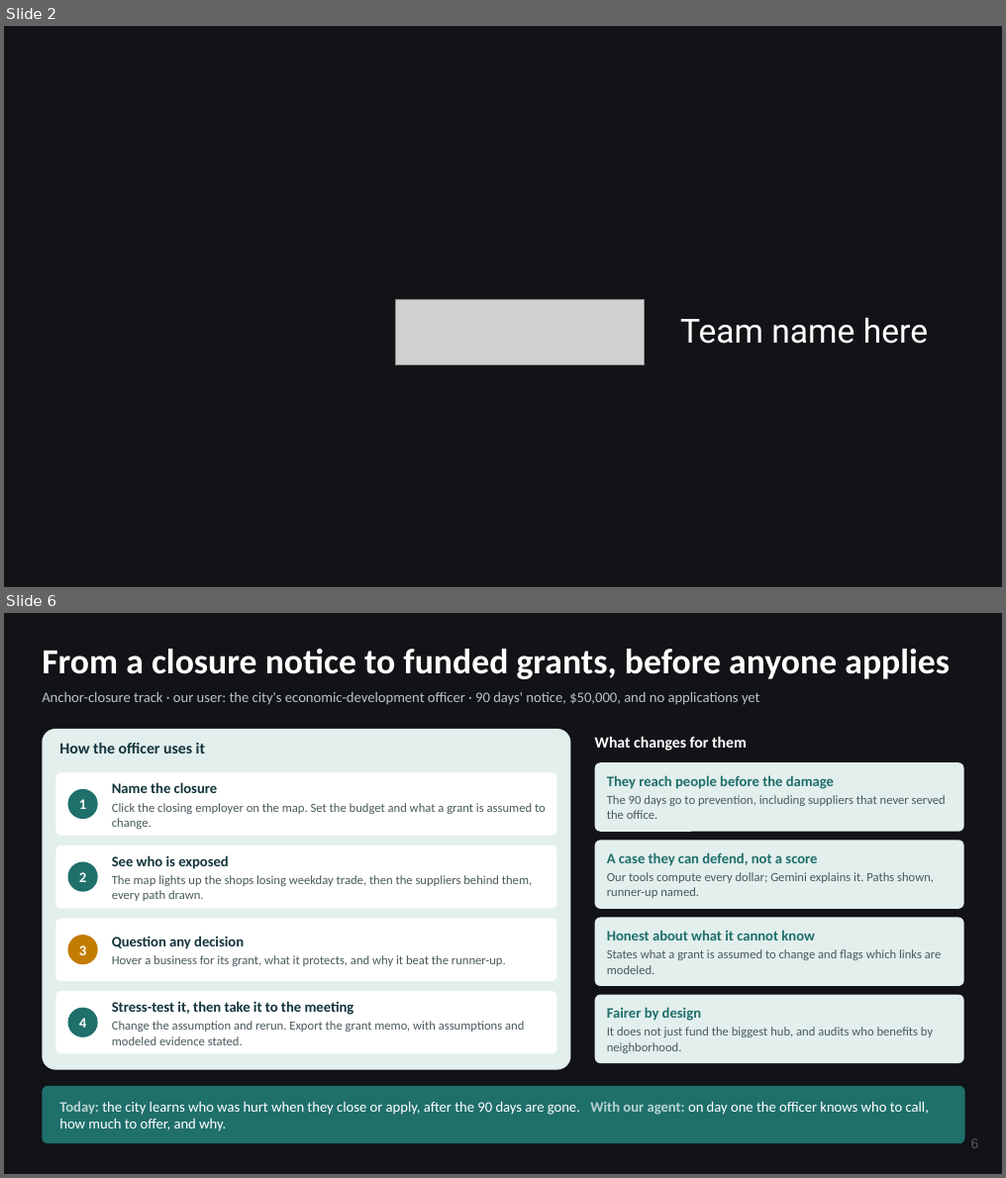
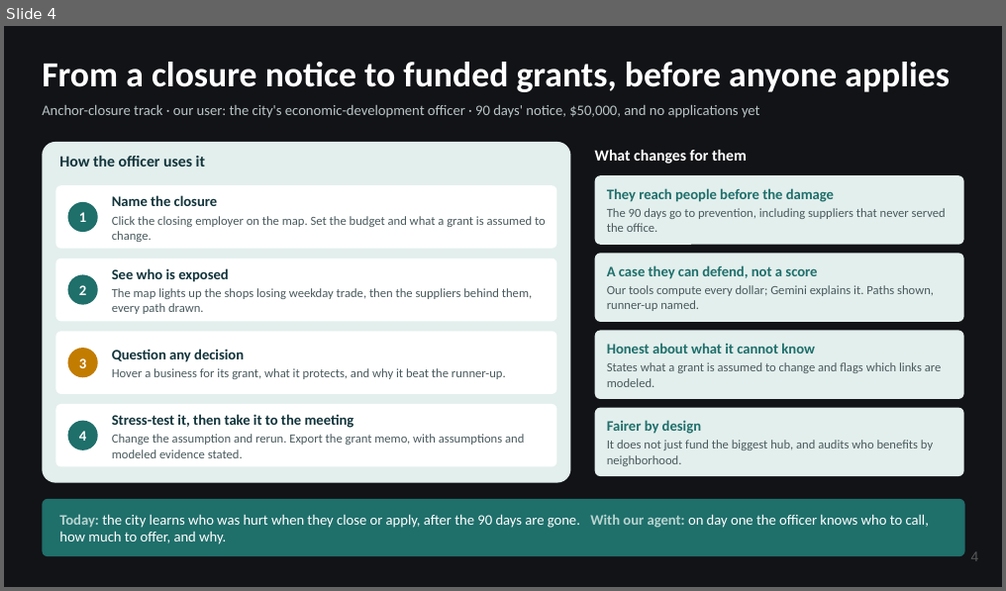
Before and after one commit to mastan30/ATL-13-MicroGrants, a slide deck: docs/ATL-13.pptx. Shown one above the other, each under a label of ours: slides 2 and 6 before the commit, slide 4 after it; the slides between them are not shown. The pictures are 1006x1178 and 1006x591 pixels, drawn with LibreOffice and Linux fonts; fonts in the diff are those of the drawing; grey boxes stand for pictures; background and template pictures are left out. Boxes give left, top, right and bottom in pixels: in the first picture for what was removed or moved away, otherwise in the second. Text is boxed around its words. In the diff, an @@ line names an element or a change of style, - is before the commit and + after.

```diff
--- a/docs/ATL-13.pptx
+++ b/docs/ATL-13.pptx
@@ slide 2 removed at (4,26,1002,587), background #121317 @@
@@ picture removed at (395,299,644,366) @@
@@ text removed at (680,317,928,344) @@
-Team name here
@@ what was slide 6 is now slide 4 @@
@@ page number at (971,552,979,562): text changed @@
-6
+4
```
Also in this commit, not shown: 3 slides changed, 1 slide added, 4 other slides removed, 1 other file.
